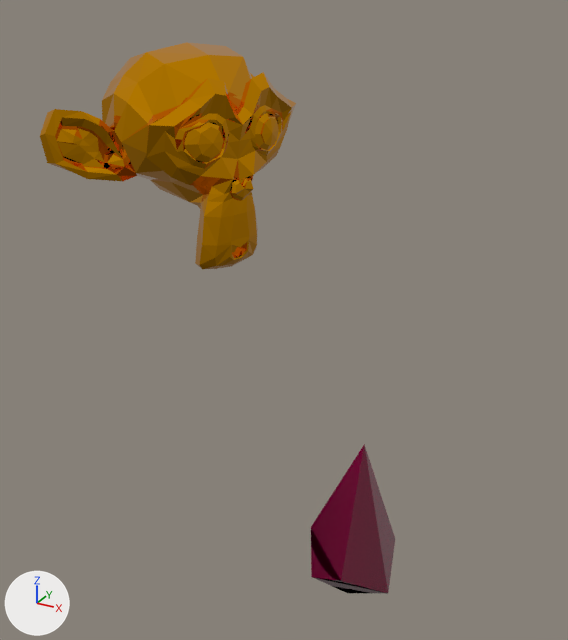
The Blender file Blend/Monkey.blend: old version first, new version second.
Both versions are drawn from a 50 mm camera at (13.2, -47.6, 30.4) aimed at (-16.8, 7.1, 3.1). Every picture has the same lights, and +X, +Y and +Z are marked at lower left.

Names of what the first picture shows: 'Cube', 'Suzanne'.
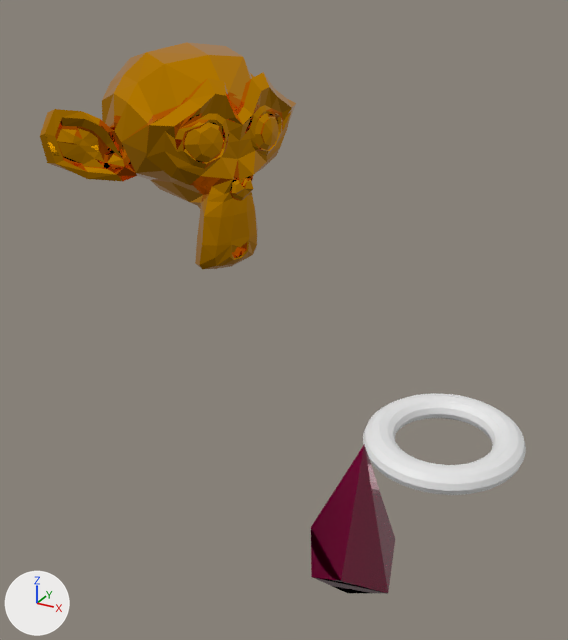
What the commit changed:
Mesh me_torus is new.
It is a torus around z (ring radius 1.0, tube radius 0.25) spanning x -1.25..1.25, y -1.25..1.25, z -0.25..0.25.
Object 'Torus' (ob_torus) is new; it shows me_torus.
Its location is (0.0, 0.0, 0.0).
Its scale is (4.5, 4.95, 3.42).

Location of each change, [x1, y1, x2, y2] in pixels of the pictures (568 x 640 px):
'Torus', added: after [363, 394, 526, 495]
